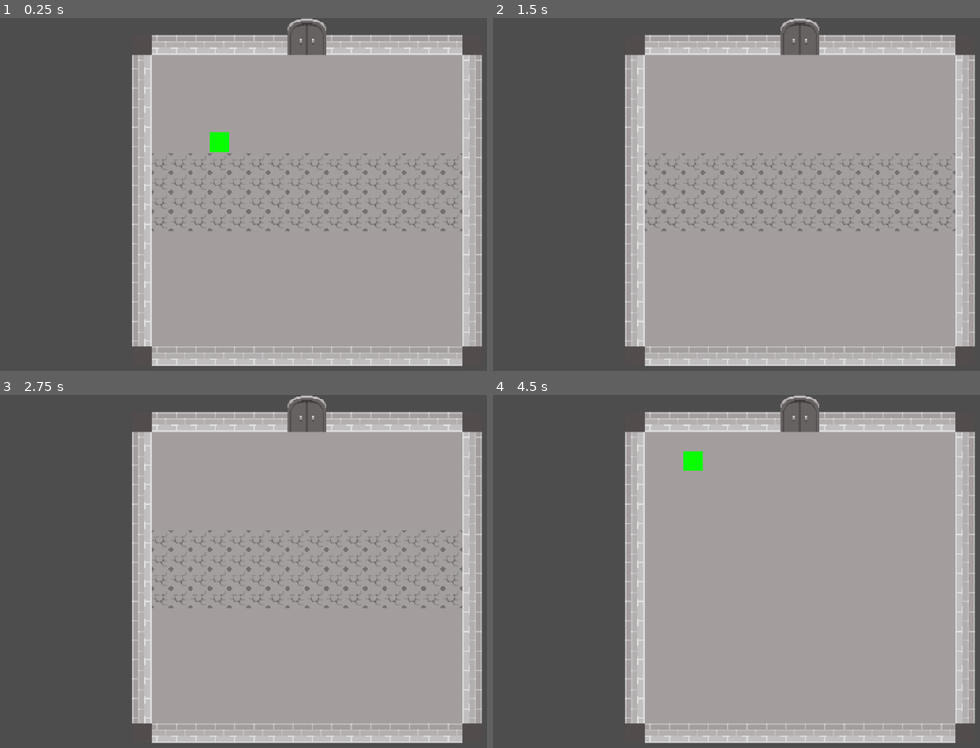
Above: before the commit, frames 1-4 (two rows, left to right).
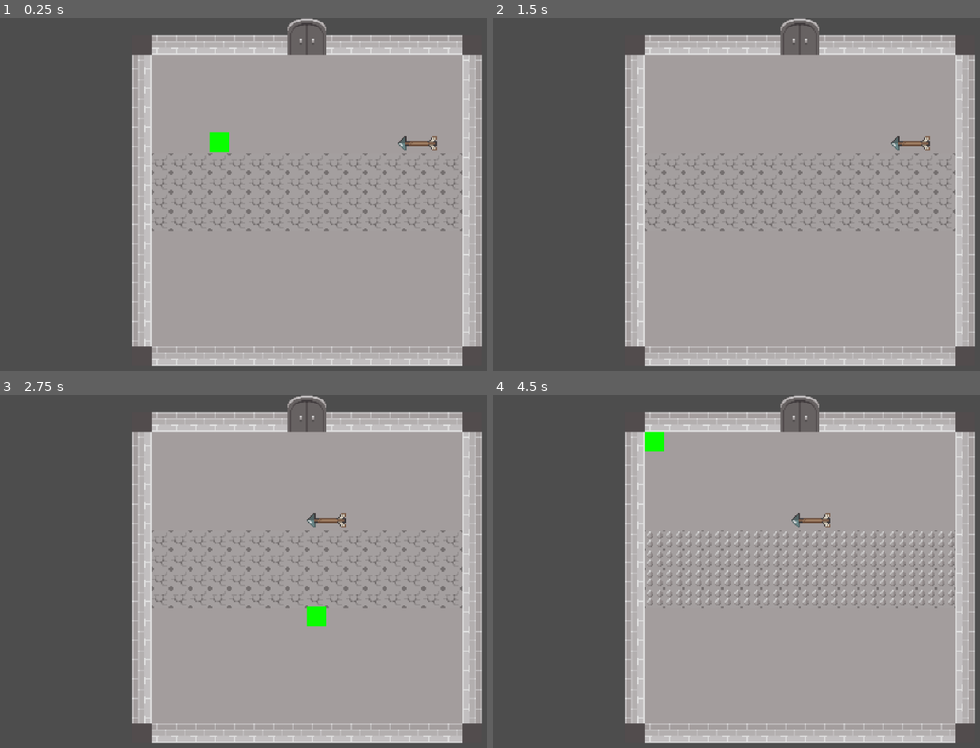
Above: after the commit, the same moments.

Repository: rddtz/gamejamplus
Game: Godot game, scene res://scenes/main.tscn
Same seed, same stepped clock (60 frames per second), same inputs: the game is played once before the commit and once after it.
Inputs:
- Up to frame 1 (0.25 s): no input
- Up to frame 2 (1.5 s): hold Right (RIGHT) 0.53-1.28 s; hold S (DOWN) from 1.28 s (still down)
- Up to frame 3 (2.75 s): release S (DOWN) at 2.03 s; hold Right (RIGHT) from 2.03 s (still down)
- Up to frame 4 (4.5 s): release Right (RIGHT) at 2.78 s; hold W (UP) 2.78-3.53 s; hold A (LEFT) from 3.53 s (still down)

The runs differ from the first frame. In frame 1, 0.2% of the frame differs, in the area x 81-90%, y 33-38%; in frame 2, 0.2%; in frame 3, 0.4%; in frame 4, 2.6%, in the area x 31-95%, y 10-61%.

Commit message:
flecha

Diff:
--- /dev/null
+++ b/plus/scenes/flecha.tscn
@@ -0,0 +1,34 @@
+[gd_scene load_steps=6 format=3 uid="uid://c7ihtsplmerbl"]
+
+[ext_resource type="Script" path="res://scripts/flecha.gd" id="1_gpbhr"]
+[ext_resource type="Texture2D" uid="uid://c6rjul783wuq0" path="res://assets/Flecha.png" id="1_sb2l6"]
+
+[sub_resource type="AtlasTexture" id="AtlasTexture_qsu6x"]
+atlas = ExtResource("1_sb2l6")
+region = Rect2(0, 0, 32, 16)
+
+[sub_resource type="SpriteFrames" id="SpriteFrames_g3tbx"]
+animations = [{
+"frames": [{
+"duration": 1.0,
+"texture": SubResource("AtlasTexture_qsu6x")
+}],
+"loop": true,
+"name": &"default",
+"speed": 5.0
+}]
+
+[sub_resource type="RectangleShape2D" id="RectangleShape2D_h6vc3"]
+size = Vector2(8, 12)
+
+[node name="Flecha" type="Node2D"]
+script = ExtResource("1_gpbhr")
+
+[node name="AnimatedSprite2D" type="AnimatedSprite2D" parent="."]
+sprite_frames = SubResource("SpriteFrames_g3tbx")
+
+[node name="Area2D" type="Area2D" parent="."]
+
+[node name="CollisionShape2D" type="CollisionShape2D" parent="Area2D"]
+position = Vector2(12, 0)
+shape = SubResource("RectangleShape2D_h6vc3")
--- a/plus/scenes/main.tscn
+++ b/plus/scenes/main.tscn
@@ -1,10 +1,11 @@
-[gd_scene load_steps=6 format=3 uid="uid://c62vvxatsst46"]
+[gd_scene load_steps=7 format=3 uid="uid://c62vvxatsst46"]
 
 [ext_resource type="PackedScene" uid="uid://bqqfwtxj0i78a" path="res://scenes/mapa_exemplo.tscn" id="1_dnd6x"]
 [ext_resource type="PackedScene" uid="uid://cuxa2y5u7l0y2" path="res://scenes/player.tscn" id="2_1m067"]
 [ext_resource type="PackedScene" uid="uid://dd5cfxjs31fh6" path="res://scenes/menu_pause.tscn" id="3_dm2on"]
 [ext_resource type="PackedScene" uid="uid://dmw2g5mla1o18" path="res://scenes/crt.tscn" id="4_na3c3"]
 [ext_resource type="PackedScene" uid="uid://cxwj846bjca2" path="res://scenes/armadilha-chao.tscn" id="5_5gg6g"]
+[ext_resource type="PackedScene" uid="uid://c7ihtsplmerbl" path="res://scenes/flecha.tscn" id="6_guc22"]
 
 [node name="main" type="Node2D"]
 process_mode = 1
@@ -39,3 +40,8 @@
 
 [node name="Armadilha-chao4" parent="." instance=ExtResource("5_5gg6g")]
 position = Vector2(212, 156)
+
+[node name="Flecha" parent="." instance=ExtResource("6_guc22")]
+position = Vector2(318, 140)
+direction = 180
+speed = 60.0
--- /dev/null
+++ b/plus/scripts/flecha.gd
@@ -0,0 +1,15 @@
+extends Node2D
+
+@export var direction : int
+@export var speed : float
+
+
+# Called when the node enters the scene tree for the first time.
+func _ready() -> void:
+	rotation = deg_to_rad(direction)
+
+
+# Called every frame. 'delta' is the elapsed time since the previous frame.
+func _physics_process(delta: float) -> void:
+	position.x += cos(deg_to_rad(direction)) * speed * delta
+	position.y += sin(deg_to_rad(direction)) * speed * delta
Binary file added: plus/assets/Flecha.png
Not shown, added: plus/assets/Flecha.png.import
